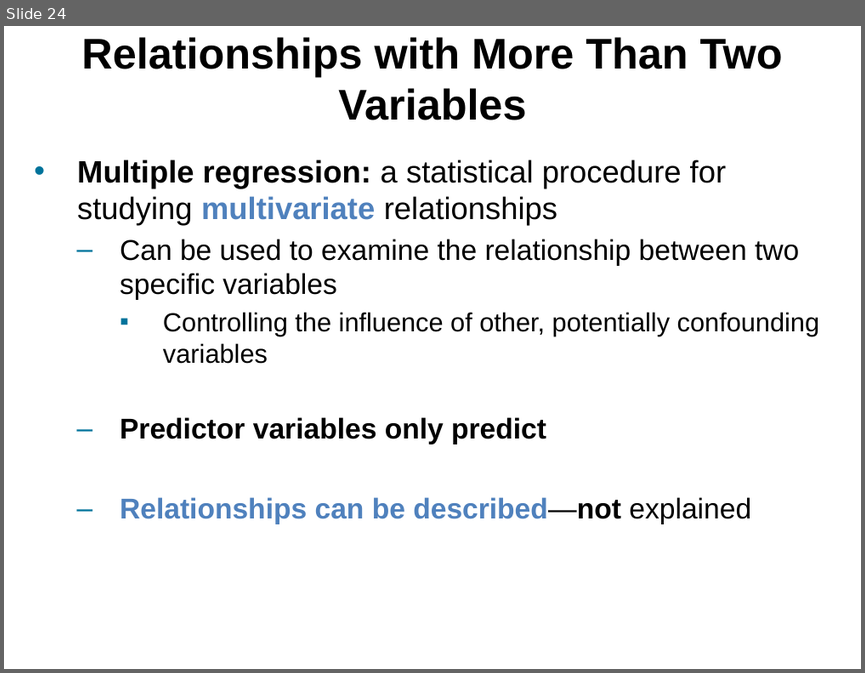
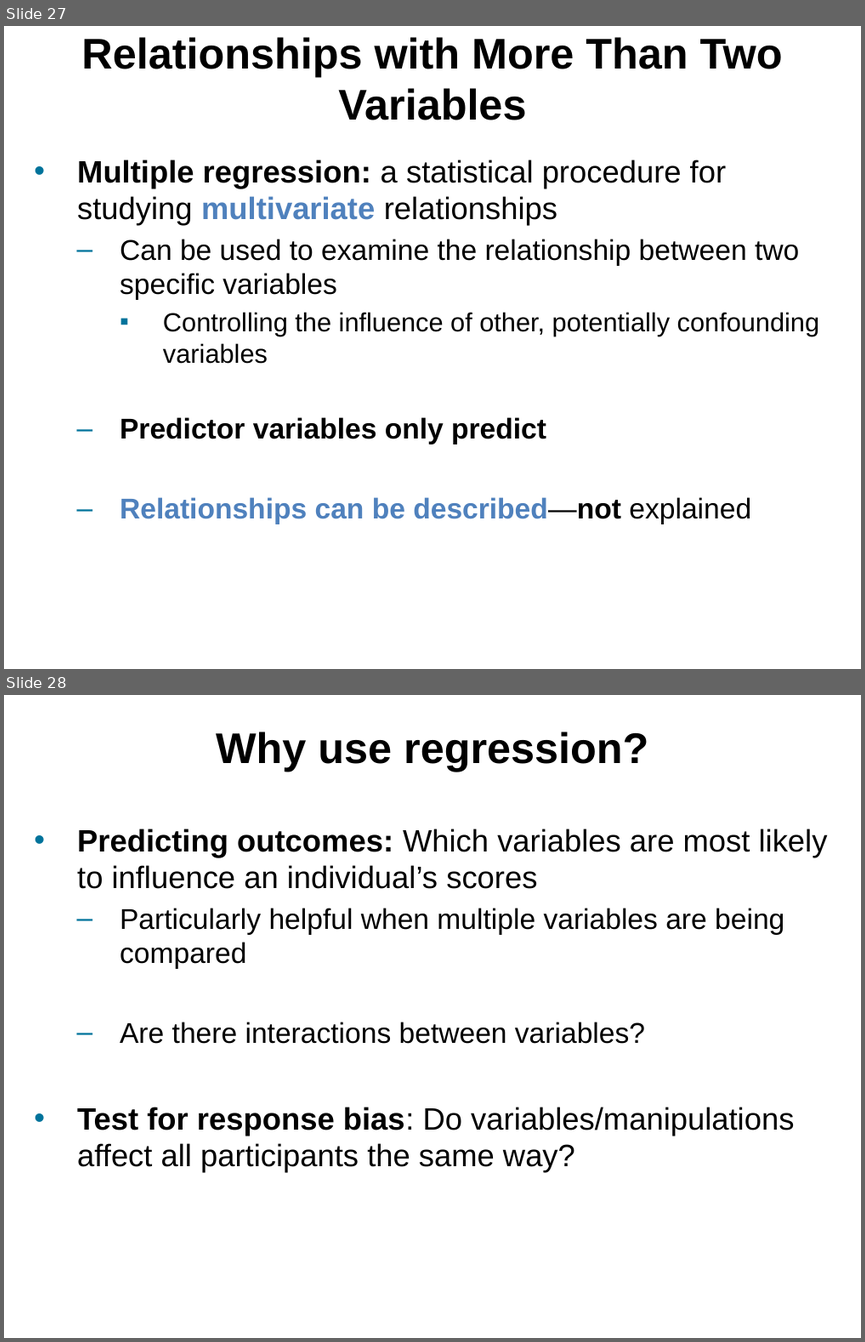
Before and after one commit to npm27/Teaching-Materials, a slide deck: Research Methods/Slides/Chapter 12.pptx. Shown one above the other, each under a label of ours: slide 24 before the commit, slides 27 and 28 after it. The pictures are 865x673 and 865x1342 pixels, drawn with LibreOffice and Linux fonts; fonts in the diff are those of the drawing. Boxes give left, top, right and bottom in pixels: in the first picture for what was removed or moved away, otherwise in the second. Text is boxed around its words. In the diff, an @@ line names an element or a change of style, - is before the commit and + after.

```diff
--- a/Research Methods/Slides/Chapter 12.pptx
+++ b/Research Methods/Slides/Chapter 12.pptx
@@ slide 28 added at (x1=4, y1=695, x2=861, y2=1338), background #FFFFFF @@
@@ title added at (x1=216, y1=732, x2=648, y2=771), 36 pt, text #000000, bold @@
+Why use regression?
@@ text added at (x1=77, y1=828, x2=828, y2=1173), 26 pt, text #000000 @@
+• Predicting outcomes: Which variables are most likely to influence an individual’s scores
+  – Particularly helpful when multiple variables are being compared
+  – Are there interactions between variables?
+• Test for response bias: Do variables/manipulations affect all participants the same way?
@@ what was slide 24 is now slide 27 @@
```
Also in this commit, not shown: 6 slides changed, 8 other slides added, 2 slides removed, 1 other file.
